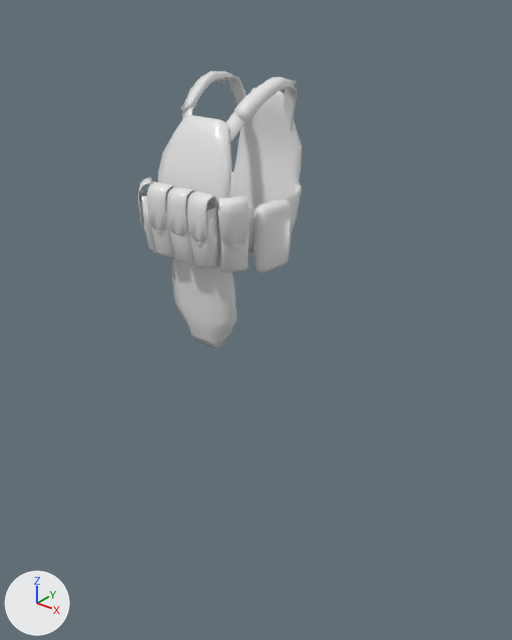
What one commit did to the FBX model Assets/Models/W-brona/W-Brona_2.fbx.
Before and after are seen from a 50 mm lens placed at (1.263, -1.503, 1.928), pointed at (0.037, 0.03, 0.977). The lights are fixed; the arrows at lower left show +X, +Y and +Z. Where no turn or scale is listed for an object, it has been applied to the vertices. Vertices at the same position are counted once.

Objects in the first picture: 'W-brona_2'.
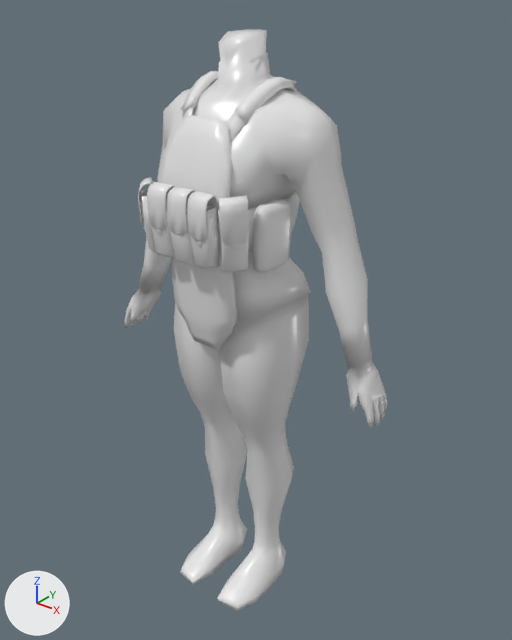
Diff of the bpy script that builds the scene:
```diff
--- a/Assets/Models/W-brona/W-Brona_2.fbx.py
+++ b/Assets/Models/W-brona/W-Brona_2.fbx.py
@@ me_w_brona_2_ncl1_1 @@
 # used by ob_w_brona_2; location = (0.0, -0.179, 1.123)
-me_w_brona_2_ncl1_1.from_pydata(...)  # 2907 vertices, 2998 faces; spans x -0.217..0.204, y -0.079..0.344, z -0.165..0.569
+me_w_brona_2_ncl1_1.from_pydata(...)  # 3590 vertices, 3687 faces; spans x -0.5..0.5, y -0.079..0.344, z -1.12..0.678
+# me_w_brona_2_ncl1_1 part 1: a new loose piece of 682 vertices spanning x -0.5..0.5, y -0.026..0.344, z -1.12..0.678, in mat_материал (its picture is missing)
 me_w_brona_2_ncl1_1.materials.append(mat_материал)
```

What differs and where, as boxes [x1, y1, x2, y2] in the pictures (512 x 640 px):
'W-brona_2', reshaped (59% wider, 109% taller): before [138, 71, 302, 349]; after [125, 29, 387, 611]
part 1 of me_w_brona_2_ncl1_1, added: after [125, 29, 387, 611]
